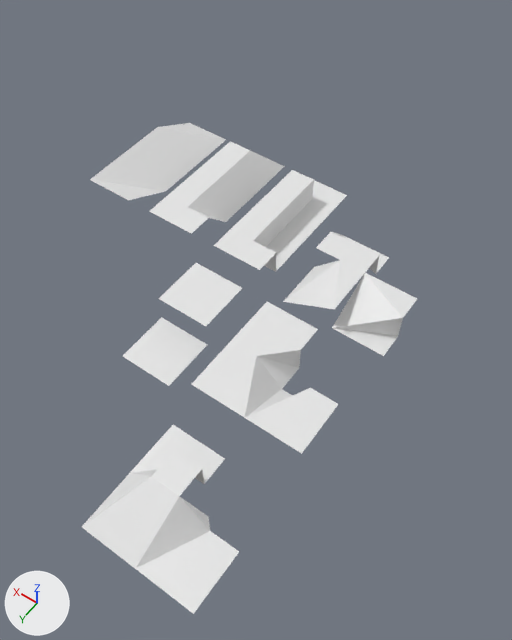
A saved change to the Blender file WaveFunctionColapse/Assets/Tile Set/Tiles for Unity.blend.
Before and after are seen from a 50 mm lens placed at (-22.4, 23.4, 19.2), pointed at (-13.1, 10.3, -1.4). Arrows for +X, +Y and +Z are at lower left; the lights stay in place.

In view in the first picture: 'Flat Base', 'Flat Base +1', 'Inner Corner.1 > 2', 'Inner Corner.2 > 3', 'Inner Corner.3 > 1', 'Outer Corner.1 > 2', 'Outer Corner.2 > 3', 'Outer Corner.3 > 1', 'Wall.1', 'Wall.1 > 2', 'Wall.2', 'Wall.2 > 3', 'Wall.3', 'Wall.3 > 1'.
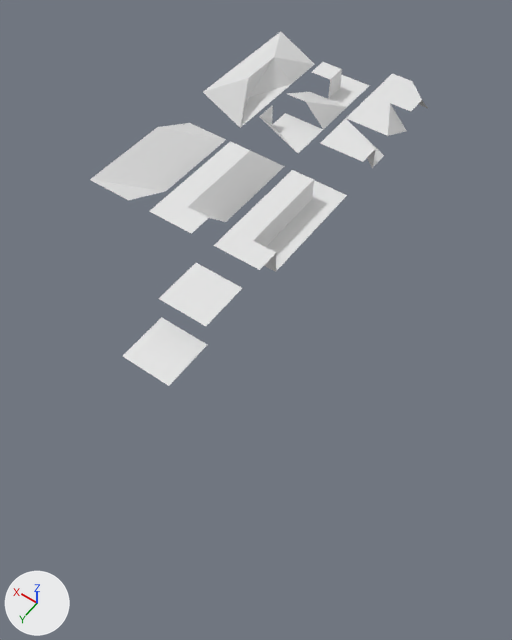
Changed parts and their boxes [x1, y1, x2, y2] in the pictures (512 x 640 px):
'Outer Corner.3 > 1', moved, turned: before [136, 496, 239, 614]; after [259, 105, 323, 153]
'Outer Corner.2 > 3', moved, turned: before [82, 473, 179, 569]; after [287, 92, 347, 130]
'Wall.3 > 1', moved, turned: before [332, 273, 417, 356]; after [203, 71, 266, 128]
'Inner Corner.2 > 3', moved: before [192, 341, 282, 418]; after [346, 95, 407, 136]
'Inner Corner.1 > 2', moved, turned: before [231, 302, 318, 388]; after [370, 74, 428, 111]
'Inner Corner.3 > 1', moved, turned: before [245, 388, 338, 453]; after [321, 118, 384, 168]
'Outer Corner.1 > 2', moved, turned: before [130, 425, 225, 496]; after [312, 62, 370, 107]
'Wall.2 > 3', moved, turned: before [283, 260, 365, 309]; after [257, 32, 314, 84]
'Wall.1 > 2', moved, turned: before [316, 232, 389, 274]; after [230, 50, 291, 105]

The edits, one by one:
Object 'Wall.1 > 2' (ob_wall_1___2) moves from (-15.0, 7.0, 0.0) to (-6.0, 0.0, 0.0).
Object 'Wall.1 > 2' (ob_wall_1___2) turns from (0, 0, 0) to (0, 0, -90) degrees about x, y and z.
Object 'Wall.2 > 3' (ob_wall_2___3) moves from (-15.0, 9.0, 0.0) to (-6.0, -2.0, 0.0).
Object 'Wall.2 > 3' (ob_wall_2___3) turns from (0, 0, 90) to (0, 0, -90) degrees about x, y and z.
Object 'Wall.3 > 1' (ob_wall_3___1) moves from (-17.0, 9.0, 0.0) to (-6.0, 2.0, 0.0).
Object 'Wall.3 > 1' (ob_wall_3___1) turns from (0, 0, -90) to (0, 0, -360) degrees about x, y and z.
Object 'Outer Corner.1 > 2' (ob_outer_corner_1___2) turns from (0, 0, 90) to (0, 0, 0) degrees about x, y and z.
Object 'Outer Corner.1 > 2' (ob_outer_corner_1___2) moves from (-15.0, 17.0, 0.0) to (-9.0, -2.0, 0.0).
Object 'Outer Corner.3 > 1' (ob_outer_corner_3___1) turns from (0, 0, 270) to (0, 0, 0) degrees about x, y and z.
Object 'Outer Corner.3 > 1' (ob_outer_corner_3___1) moves from (-17.0, 19.0, 0.0) to (-9.0, 2.0, 0.0).
Object 'Inner Corner.1 > 2' (ob_inner_corner_1___2) moves from (-15.0, 12.0, 0.0) to (-12.0, -2.0, 0.0).
Object 'Inner Corner.1 > 2' (ob_inner_corner_1___2) turns from (0, 0, 270) to (0, 0, -360) degrees about x, y and z.
Object 'Inner Corner.2 > 3' (ob_inner_corner_2___3) moves from (-15.0, 14.0, 0.0) to (-12.0, 0.0, 0.0).
Object 'Inner Corner.3 > 1' (ob_inner_corner_3___1) moves from (-17.0, 14.0, 0.0) to (-12.0, 2.0, 0.0).
Object 'Inner Corner.3 > 1' (ob_inner_corner_3___1) turns from (0, 0, -270) to (0, 0, 360) degrees about x, y and z.
Object 'Outer Corner.2 > 3' (ob_outer_corner_2___3) turns from (0, 0, 180) to (0, 0, 0) degrees about x, y and z.
Object 'Outer Corner.2 > 3' (ob_outer_corner_2___3) moves from (-15.0, 19.0, 0.0) to (-9.0, 0.0, 0.0).
